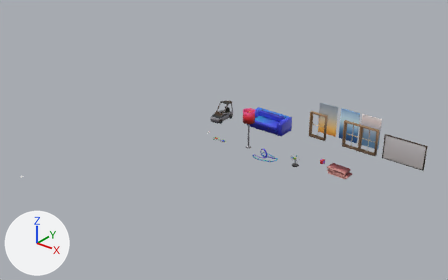
One commit to the Blender file Assets/Models/EyeForcz-models.blend: the scene before it, then after it.
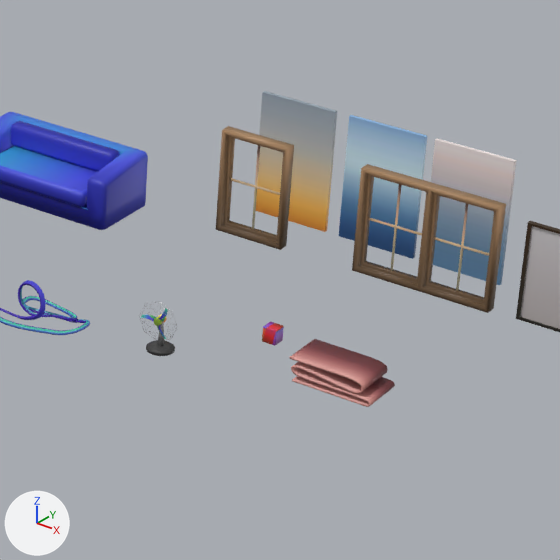
Each version appears first whole from a 50 mm lens placed at (313.8, -185.6, 188.1), pointed at (96.0, 86.6, 19.3), and next in a close-up on the part from 57% to 88% of the width and 29% to 77% of the height. Lighting does not change. The marker at lower left points along +X, +Y and +Z.

The first close-up shows 'ClownBox', 'car-track', 'curvyTable', 'flatscreen', 'referenceCouch', 'sky-1', 'sky-2', 'sky-3', 'window-double', 'window-single'.
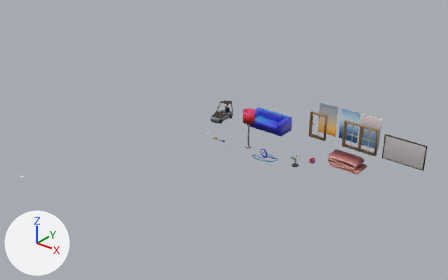
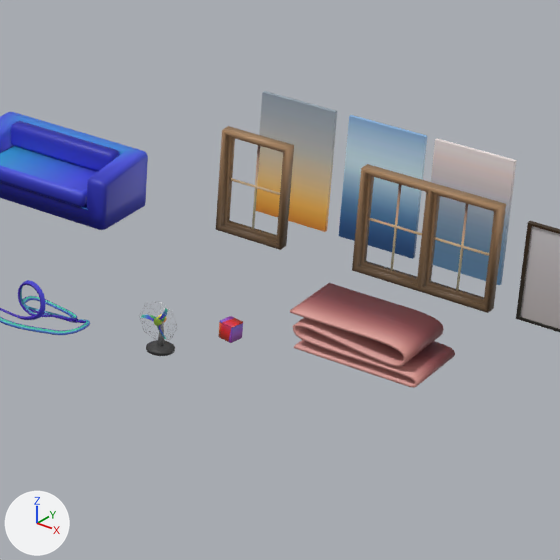
Changed parts and their boxes (x1, y1, x2, y2) in the close-ups (560 x 560 px):
'curvyTable', moved, rescaled (57% wider, 54% taller): before (290, 339, 395, 407); after (290, 283, 455, 388)
'ClownBox', moved: before (262, 327, 284, 346); after (218, 322, 243, 343)
'boyLit', moved: before (263, 322, 284, 332); after (219, 316, 243, 328)

Edits to the bpy script that builds the scene:
```text
Change ob_curvytable:
    ob_curvytable.location: (161.2, 124.9, 0.0) -> (162.0, 136.7, 0.0)
    ob_curvytable.scale: (1.0, 1.0, 1.0) -> (1.6, 1.6, 1.6)
Change ob_clownbox:
    add ob_clownbox.parent = ob_clowninabox
    add ob_clownbox.matrix_parent_inverse = Matrix(((1.0, 0.0, 0.0, -141.6), (0.0, 1.0, 0.0, -131.3), (0.0, 0.0, 1.0, 0.508), (0.0, 0.0, 0.0, 1.0)))
    ob_clownbox.location: (141.6, 131.3, -0.508) -> (141.6, 131.3, -0.653)
Add ob_clowninabox:
    ob_clowninabox = bpy.data.objects.new('ClownInAbox', None)
    ob_clowninabox.location = (135.7, 128.4, -0.534)
    ob_clowninabox.rotation_euler = (0.0, 0.0, 6.096)  # degrees (0, 0, 349)
    ob_clowninabox.scale = (1.12, 1.12, 1.12)
```
